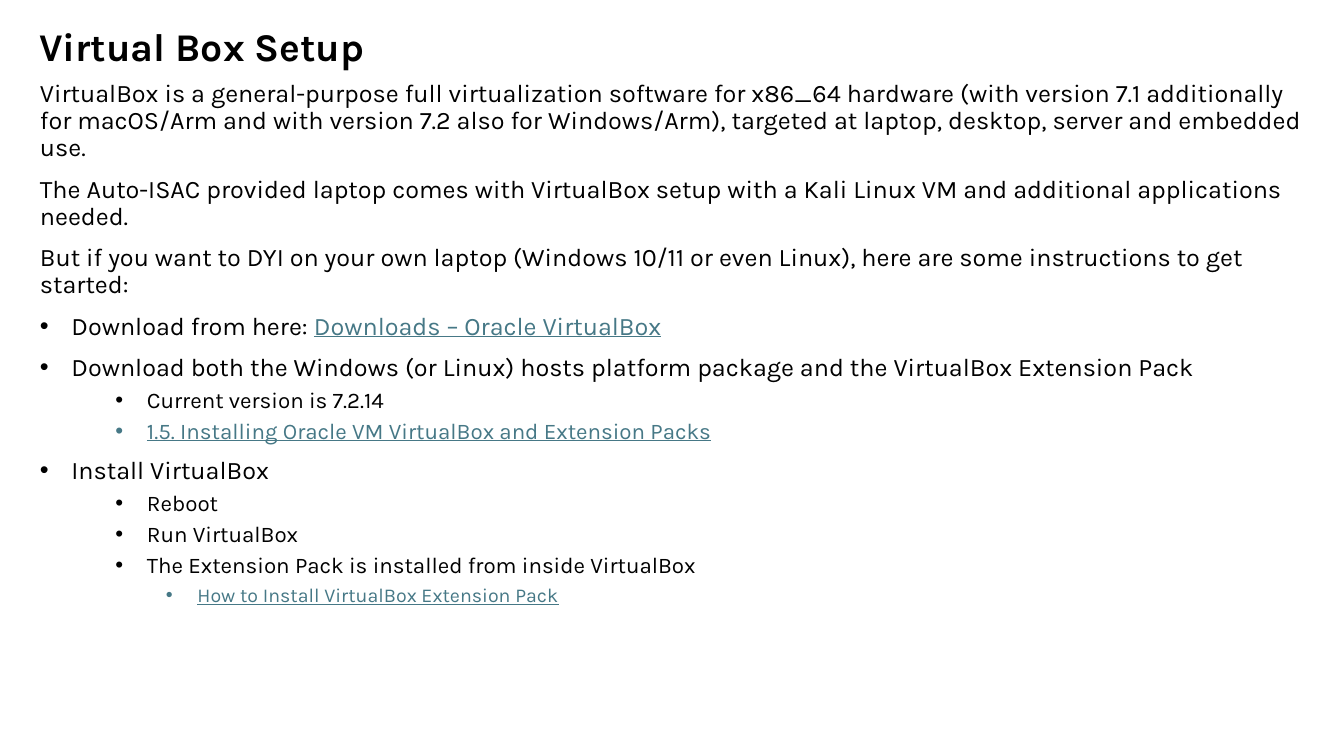
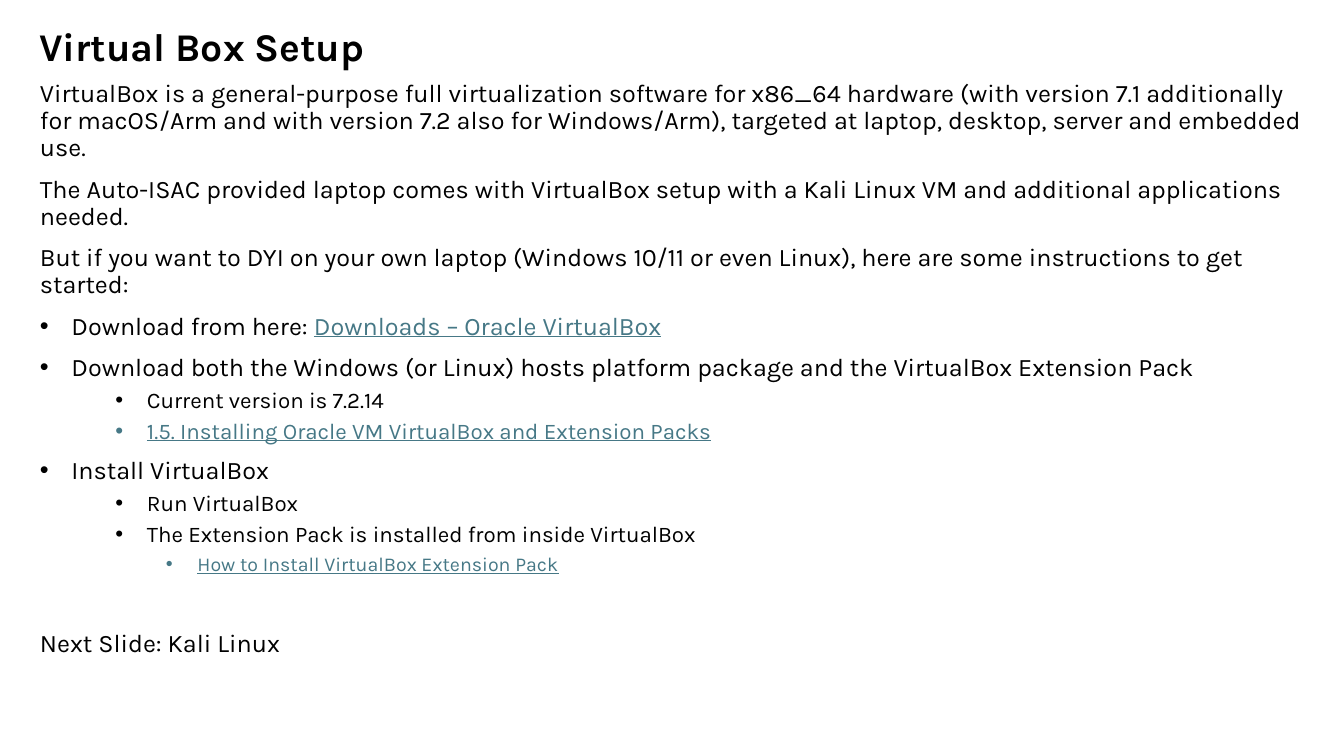
Before and after one commit to nprobert/AutoISAC-ACT-AdvWireless, a slide deck: slide 1 of 0 ACT AW - Setup.pptx. Drawn at 1344x756 pixels with LibreOffice and Linux fonts; fonts in the diff are those of the drawing. Boxes give left, top, right and bottom in pixels: in the first picture for what was removed or moved away, otherwise in the second. Text is boxed around its words. In the diff, an @@ line names an element or a change of style, - is before the commit and + after.

```diff
--- a/0 ACT AW - Setup.pptx
+++ b/0 ACT AW - Setup.pptx
@@ text at <box>147,495,218,512</box>: paragraph removed @@
-  • Reboot
@@ text at <box>40,634,280,653</box>: paragraph added @@
+Next Slide: Kali Linux
```
Also in this commit, not shown: 1 other slide changed, 1 slide added, 4 other files.
